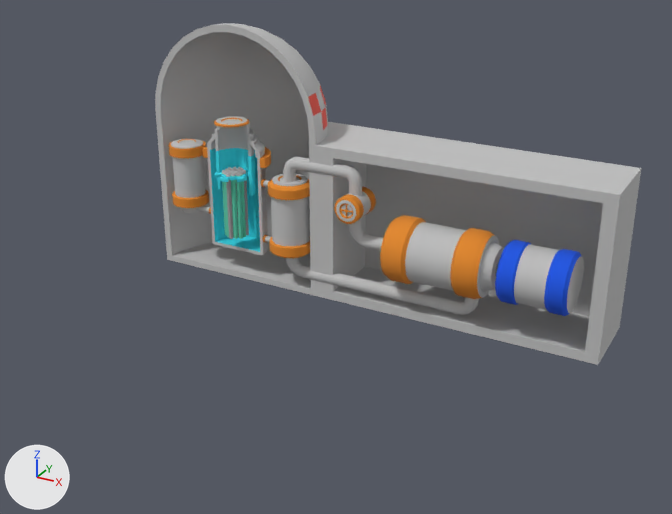
One commit to the FBX model Assets/Models/reactor.fbx: the scene before it, then after it.
One viewpoint serves both versions: a 50 mm camera at (11.48, -21.22, 13.13) aimed at (0.13, -0.6, 2.81). Every picture has the same lights, and +X, +Y and +Z are marked at lower left. Where no turn or scale is listed for an object, it has been applied to the vertices. Vertices at the same position are counted once.

In view in the first picture: 'Cap', 'Containment', 'Cooler', 'Cube', 'Generator', 'Grid', 'Heater', 'PipeInlet', 'PipeOutlet', 'Pump', 'Reactor', 'Rod.003', 'Rod.005', 'Rod.008', 'Rod.009', 'Rod.011', 'RodControls', 'Turbine'.
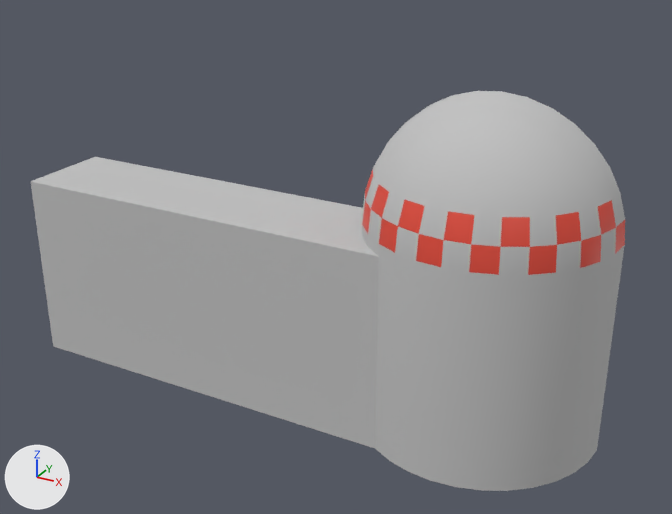
Where the newer file only moved an object's origin or applied its transform, the numbers keep the older frame.

Diff of the bpy script that builds the scene:
```diff
--- a/Assets/Models/reactor.fbx.py
+++ b/Assets/Models/reactor.fbx.py
@@ me_sphere @@
 me_sphere.from_pydata(...)  # 308 vertices, 297 faces; spans x -3.0..3.0, y 0.0..3.0, z -5.3..3.0
+# me_sphere part 2: the whole mesh is turned 180 degrees about the z axis through its middle, then moved by (10.0, -7.0, 0.0)
 me_sphere.materials.append(mat_base)
@@ me_cube @@
 me_cube.from_pydata(...)  # 26 vertices, 17 faces; spans x -4.34..6.0, y 0.0..2.5, z -2.5..2.5
+# me_cube part 1: the whole mesh is turned 180 degrees about the z axis through its middle, then moved by (-3.66, -6.5, 0.0)
 me_cube.materials.append(mat_base)
@@ ob_rod_005 @@
 ob_rod_005 = bpy.data.objects.new('Rod.005', me_cylinder_039)
-ob_rod_005.location = (-5.0, 2.0, 2.6)
-ob_rod_005.scale = (0.08, 0.08, 1.06)
+ob_rod_005.location = (5.0, -2.0, 2.6)
@@ ob_pump @@
 ob_pump = bpy.data.objects.new('Pump', me_cylinder_003)
-ob_pump.location = (-0.7, 2.12, 3.3)
+ob_pump.location = (0.7, -2.12, 3.3)
 ob_pump.scale = (1.34, 1.34, 1.34)
@@ ob_rod_002 @@
 ob_rod_002 = bpy.data.objects.new('Rod.002', me_cylinder_039)
-ob_rod_002.location = (-5.14, 2.24, 2.6)
-ob_rod_002.scale = (0.08, 0.08, 1.06)
+ob_rod_002.location = (5.14, -2.24, 2.6)
@@ ob_heater @@
 ob_heater = bpy.data.objects.new('Heater', me_cylinder)
-ob_heater.location = (-3.0, 2.13, 2.5)
+ob_heater.location = (3.0, -2.13, 2.5)
+ob_heater.rotation_euler = (0.0, 0.0, -3.142)  # degrees (0, 0, -180)
@@ ob_rod_011 @@
 ob_rod_011 = bpy.data.objects.new('Rod.011', me_cylinder_039)
-ob_rod_011.location = (-4.72, 2.0, 2.6)
-ob_rod_011.scale = (0.08, 0.08, 1.06)
+ob_rod_011.location = (4.72, -2.0, 2.6)
@@ ob_cap @@
 ob_cap = bpy.data.objects.new('Cap', me_cylinder_042)
-ob_cap.location = (-5.0, 2.0, 5.34)
+ob_cap.location = (5.0, -2.0, 5.34)
@@ ob_rod_013 @@
 ob_rod_013 = bpy.data.objects.new('Rod.013', me_cylinder_039)
-ob_rod_013.location = (-5.28, 1.84, 2.6)
-ob_rod_013.scale = (0.08, 0.08, 1.06)
+ob_rod_013.location = (5.28, -1.84, 2.6)
@@ ob_rod_009 @@
 ob_rod_009 = bpy.data.objects.new('Rod.009', me_cylinder_039)
-ob_rod_009.location = (-5.14, 1.76, 2.6)
-ob_rod_009.scale = (0.08, 0.08, 1.06)
+ob_rod_009.location = (5.14, -1.76, 2.6)
@@ ob_cooler @@
 ob_cooler = bpy.data.objects.new('Cooler', me_cylinder_002)
-ob_cooler.location = (-6.9, 2.13, 3.3)
+ob_cooler.location = (6.9, -2.13, 3.3)
+ob_cooler.rotation_euler = (0.0, 0.0, -3.142)  # degrees (0, 0, -180)
@@ ob_reactor @@
 ob_reactor = bpy.data.objects.new('Reactor', me_cylinder_004)
-ob_reactor.location = (-5.0, 2.0, 3.0)
+ob_reactor.location = (5.0, -2.0, 3.0)
+ob_reactor.rotation_euler = (0.0, 0.0, -3.142)  # degrees (0, 0, -180)
@@ ob_rod_006 @@
 ob_rod_006 = bpy.data.objects.new('Rod.006', me_cylinder_039)
-ob_rod_006.location = (-5.14, 2.08, 2.6)
-ob_rod_006.scale = (0.08, 0.08, 1.06)
+ob_rod_006.location = (5.14, -2.08, 2.6)
@@ ob_rod_001 @@
 ob_rod_001 = bpy.data.objects.new('Rod.001', me_cylinder_039)
-ob_rod_001.location = (-4.86, 2.08, 2.6)
-ob_rod_001.scale = (0.08, 0.08, 1.06)
+ob_rod_001.location = (4.86, -2.08, 2.6)
@@ ob_pipeinlet @@
 ob_pipeinlet = bpy.data.objects.new('PipeInlet', me_vert)
-ob_pipeinlet.location = (0.0, 2.13, 3.0)
+ob_pipeinlet.location = (0.0, -2.13, 3.0)
+ob_pipeinlet.rotation_euler = (0.0, 0.0, -3.142)  # degrees (0, 0, -180)
@@ ob_rod_010 @@
 ob_rod_010 = bpy.data.objects.new('Rod.010', me_cylinder_039)
-ob_rod_010.location = (-5.28, 2.0, 2.6)
-ob_rod_010.scale = (0.08, 0.08, 1.06)
+ob_rod_010.location = (5.28, -2.0, 2.6)
@@ ob_rod_012 @@
 ob_rod_012 = bpy.data.objects.new('Rod.012', me_cylinder_039)
-ob_rod_012.location = (-4.86, 2.24, 2.6)
-ob_rod_012.scale = (0.08, 0.08, 1.06)
+ob_rod_012.location = (4.86, -2.24, 2.6)
@@ ob_grid @@
 ob_grid = bpy.data.objects.new('Grid', me_cylinder_022)
-ob_grid.location = (-5.0, 2.0, 3.6)
+ob_grid.location = (5.0, -2.0, 3.6)
@@ ob_rod_007 @@
 ob_rod_007 = bpy.data.objects.new('Rod.007', me_cylinder_039)
-ob_rod_007.location = (-5.0, 1.84, 2.6)
-ob_rod_007.scale = (0.08, 0.08, 1.06)
+ob_rod_007.location = (5.0, -1.84, 2.6)
@@ ob_rod_003 @@
 ob_rod_003 = bpy.data.objects.new('Rod.003', me_cylinder_039)
-ob_rod_003.location = (-4.86, 1.76, 2.6)
-ob_rod_003.scale = (0.08, 0.08, 1.06)
+ob_rod_003.location = (4.86, -1.76, 2.6)
@@ ob_rodcontrols @@
 ob_rodcontrols.location = (0.0, 0.0, 0.0)
+ob_rodcontrols.rotation_euler = (0.0, 0.0, -3.142)  # degrees (0, 0, -180)
@@ ob_rod_008 @@
 ob_rod_008 = bpy.data.objects.new('Rod.008', me_cylinder_039)
-ob_rod_008.location = (-4.72, 1.84, 2.6)
-ob_rod_008.scale = (0.08, 0.08, 1.06)
+ob_rod_008.location = (4.72, -1.84, 2.6)
@@ ob_rod_004 @@
 ob_rod_004 = bpy.data.objects.new('Rod.004', me_cylinder_039)
-ob_rod_004.location = (-5.0, 2.32, 2.6)
-ob_rod_004.scale = (0.08, 0.08, 1.06)
+ob_rod_004.location = (5.0, -2.32, 2.6)
```

Changed parts and their boxes (x1, y1, x2, y2) in the pictures (672 x 514 px):
'Containment', mesh turned
    before: (155, 23, 328, 296)
    after: (362, 91, 625, 491)
'Cube', mesh turned
    before: (315, 122, 642, 365)
    after: (31, 157, 379, 448)
'Reactor', moved, turned (not visible afterwards)
    before: (203, 121, 271, 255)
'Heater', moved, turned (not visible afterwards)
    before: (261, 174, 310, 258)
'Cooler', moved, turned (not visible afterwards)
    before: (168, 139, 211, 214)
'PipeInlet', moved, turned (not visible afterwards)
    before: (283, 157, 383, 251)
'Pump', moved (not visible afterwards)
    before: (334, 186, 376, 224)
'RodControls', turned (not visible afterwards)
    before: (226, 167, 249, 239)
'Cap', moved (not visible afterwards)
    before: (214, 116, 249, 127)
'Rod.003', moved, rescaled (not visible afterwards)
    before: (231, 173, 238, 239)
'Rod.008', moved, rescaled (not visible afterwards)
    before: (236, 173, 243, 239)
'Grid', moved (not visible afterwards)
    before: (215, 168, 249, 182)
'Rod.011', moved, rescaled (not visible afterwards)
    before: (239, 171, 246, 237)
'Rod.009', moved, rescaled (not visible afterwards)
    before: (224, 171, 229, 237)
'Rod.013', moved, rescaled (not visible afterwards)
    before: (222, 170, 227, 235)
'Rod.007', moved, rescaled (not visible afterwards)
    before: (229, 171, 234, 237)
'Turbine', unchanged, covered by the edit
    before: (380, 215, 504, 299)
'Generator', unchanged, covered by the edit
    before: (495, 240, 584, 316)
'PipeOutlet', unchanged, covered by the edit
    before: (286, 258, 479, 315)
